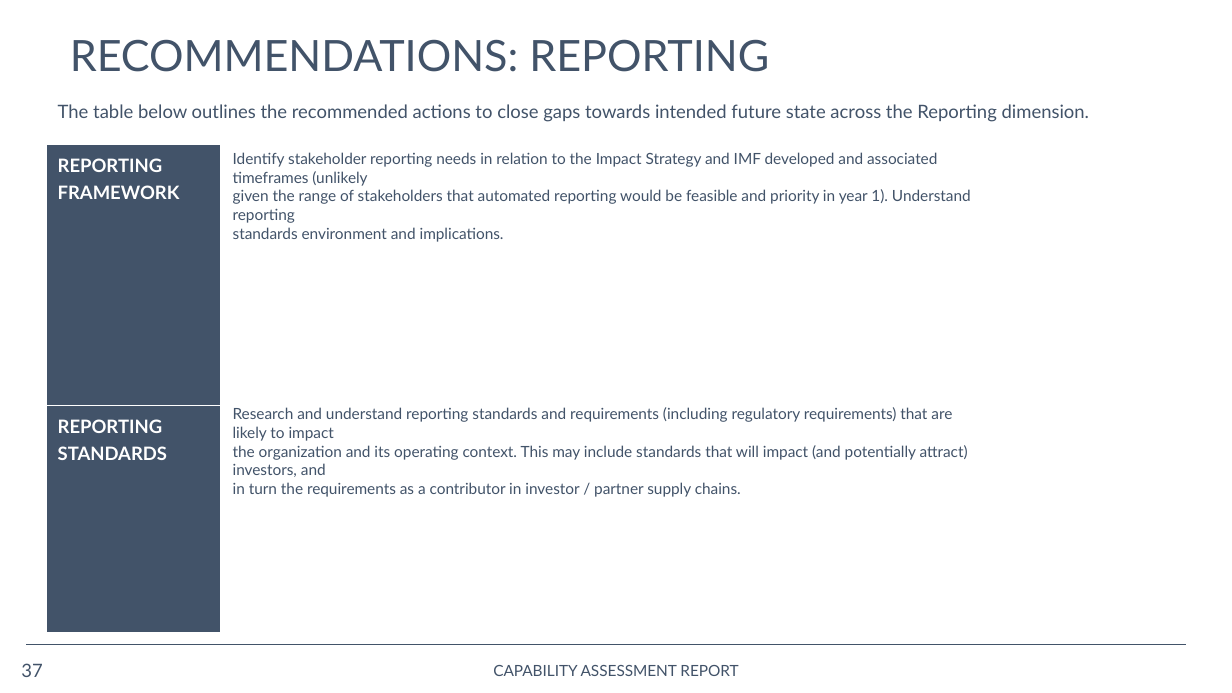
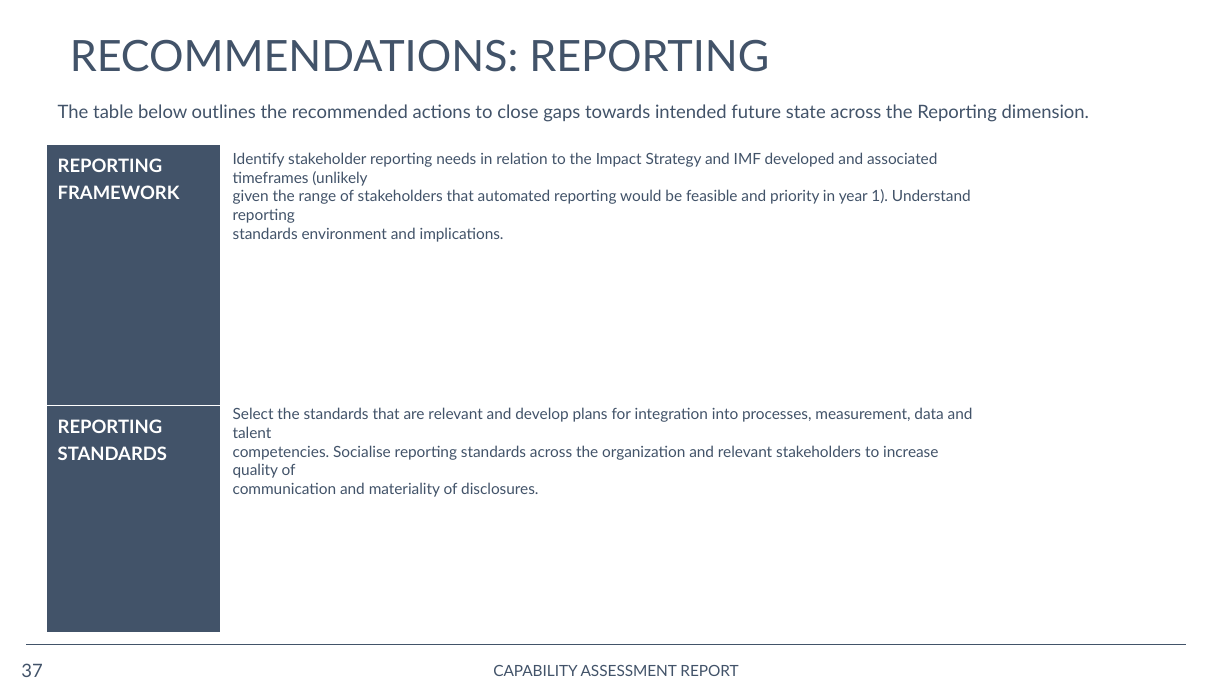
Before and after one commit to opus-meum/power-automate, a slide deck: slide 37 of Capability Assessment Report.pptx. Drawn at 1232x693 pixels with LibreOffice and Linux fonts; fonts in the diff are those of the drawing; background and template pictures are left out. Boxes give left, top, right and bottom in pixels: in the first picture for what was removed or moved away, otherwise in the second. Text is boxed around its words. In the diff, an @@ line names an element or a change of style, - is before the commit and + after.

```diff
--- a/Capability Assessment Report.pptx
+++ b/Capability Assessment Report.pptx
@@ text at [233,407,973,497]: text changed @@
-Research and understand reporting standards and requirements (including regulatory requirements) that are likely to impact
-the organization and its operating context. This may include standards that will impact (and potentially attract) investors, and
-in turn the requirements as a contributor in investor / partner supply chains.
+Select the standards that are relevant and develop plans for integration into processes, measurement, data and talent
+competencies. Socialise reporting standards across the organization and relevant stakeholders to increase quality of
+communication and materiality of disclosures.
```
Also in this commit, not shown: 11 other slides changed, 19 other files.
